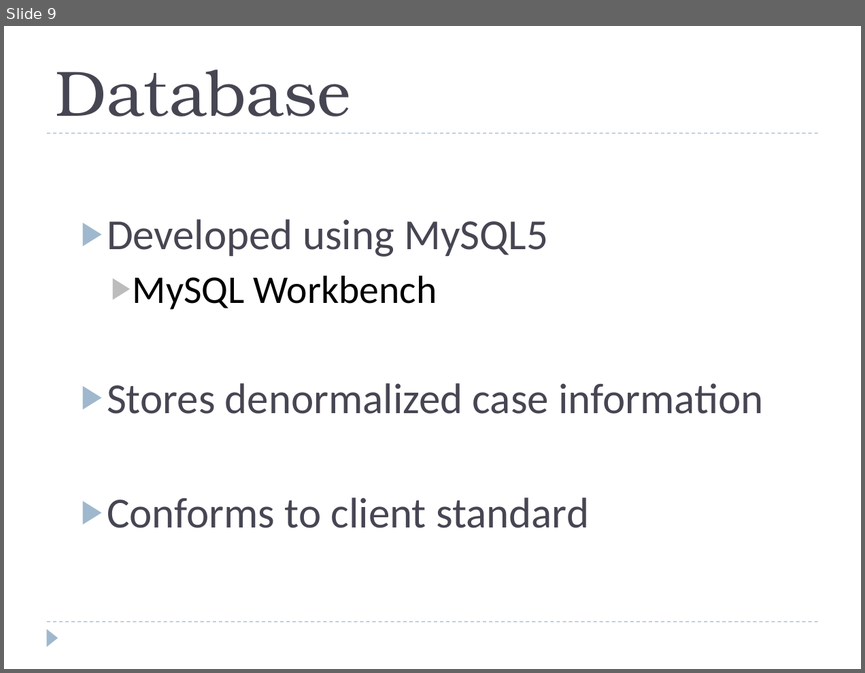
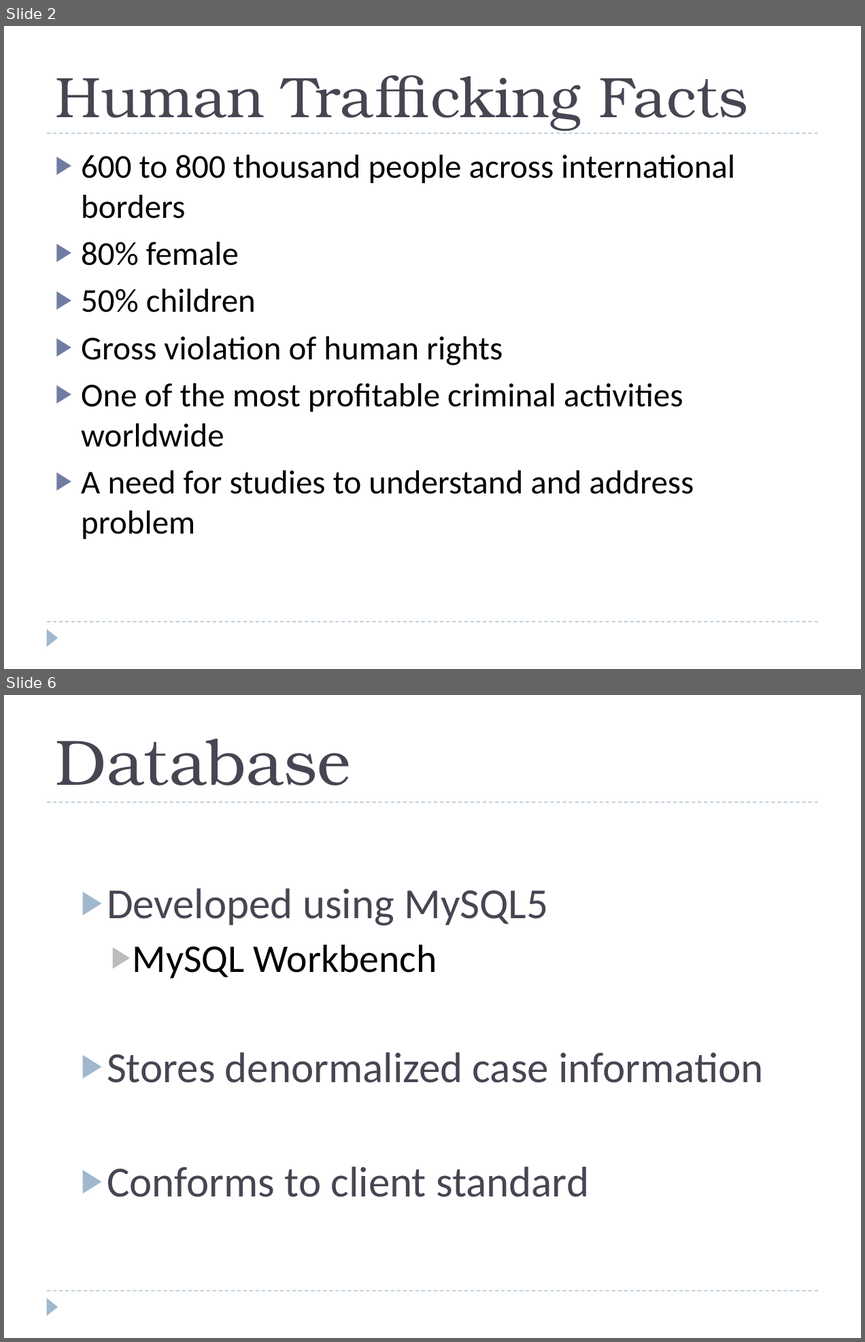
Before and after one commit to OnyxSpartanII/JudgeFrog, a slide deck: documentation/Project/NT_Presentation.pptx. Shown one above the other, each under a label of ours: slide 9 before the commit, slides 2 and 6 after it; the slides between them are not shown. The pictures are 865x673 and 865x1342 pixels, drawn with LibreOffice and Linux fonts; fonts in the diff are those of the drawing. Boxes give left, top, right and bottom in pixels: in the first picture for what was removed or moved away, otherwise in the second. Text is boxed around its words. In the diff, an @@ line names an element or a change of style, - is before the commit and + after.

```diff
--- a/documentation/Project/NT_Presentation.pptx
+++ b/documentation/Project/NT_Presentation.pptx
@@ slide 2 added at box(4, 26, 861, 669), background #FFFFFF; not listed: 3 template elements that a slide beside it also shows @@
@@ title added at box(55, 75, 748, 131), 48 pt, text #464653 @@
+Human Trafficking Facts
@@ text added at box(81, 155, 735, 539), 28 pt, text #000000 @@
+▶ 600 to 800 thousand people across international borders
+▶ 80% female
+▶ 50% children
+▶ Gross violation of human rights
+▶ One of the most profitable criminal activities worldwide
+▶ A need for studies to understand and address problem
@@ what was slide 9 is now slide 6 @@
```
Also in this commit, not shown: 2 slides changed, 1 other slide added, 5 slides removed, 1 other file.
